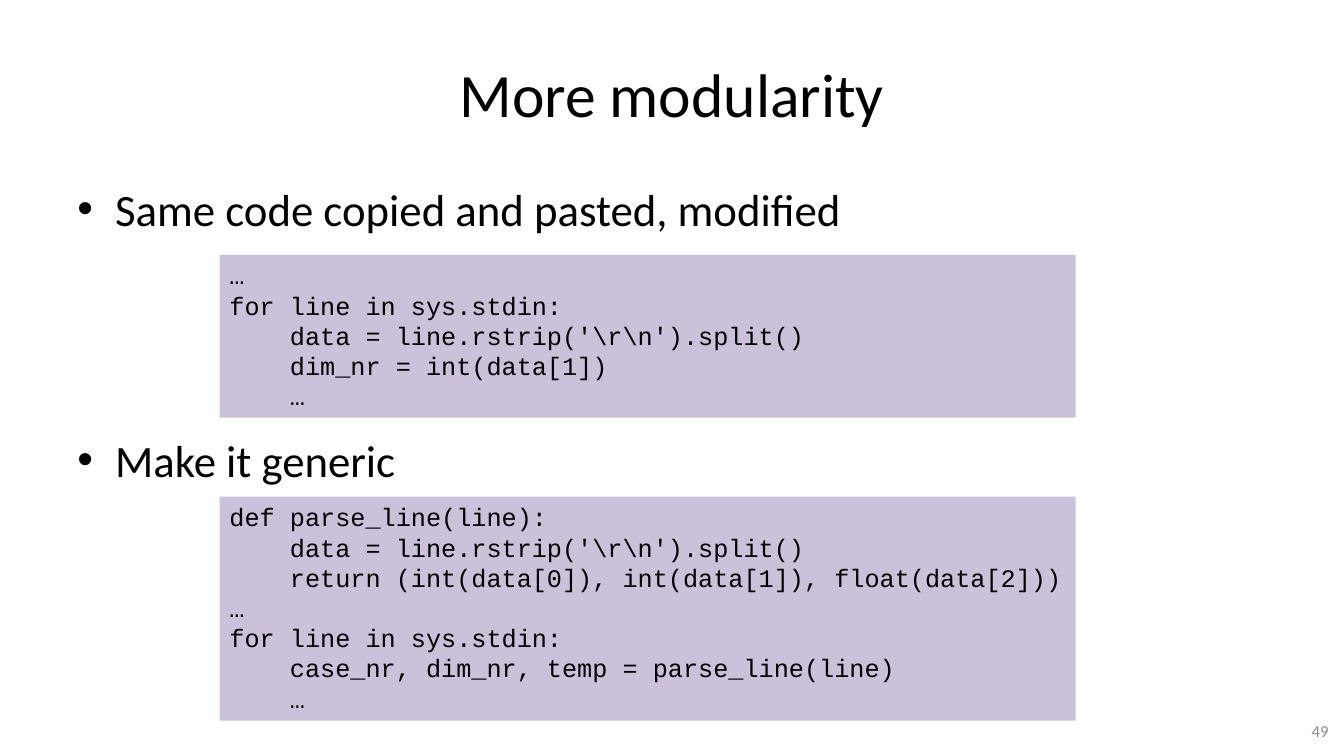
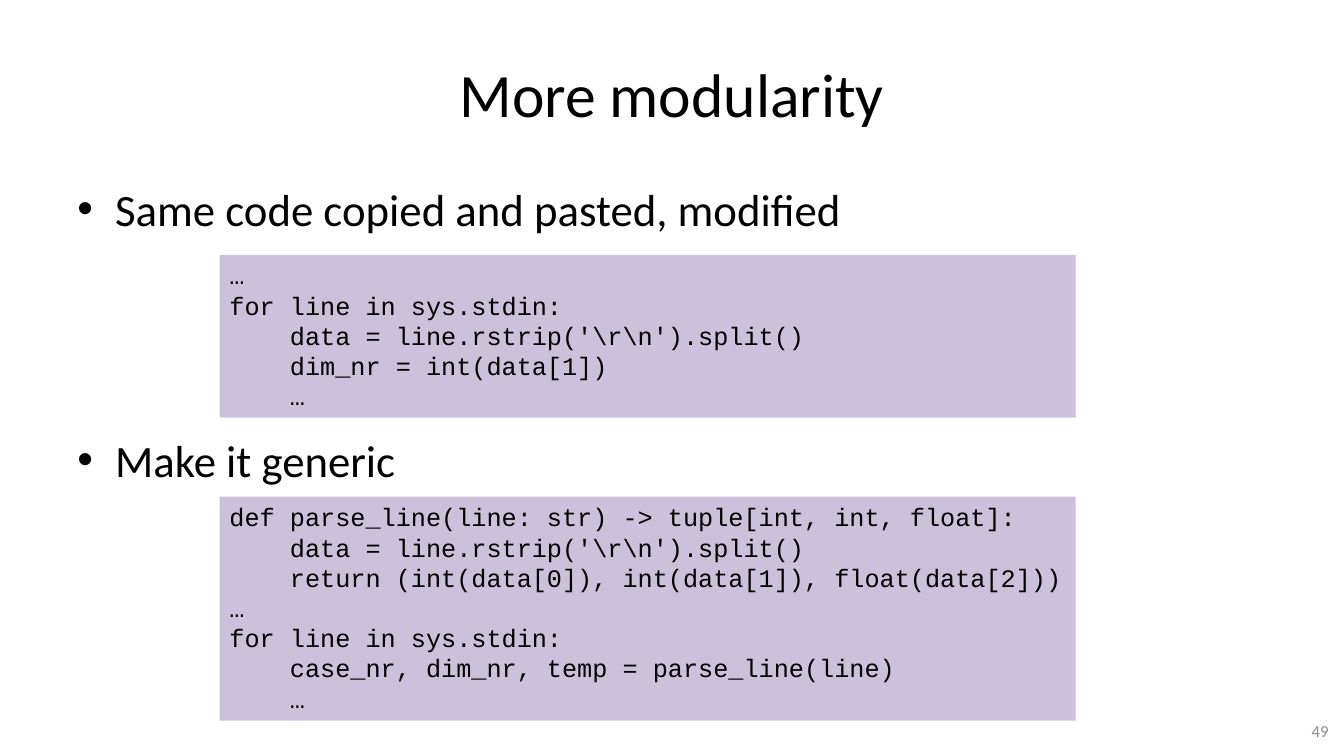
Before and after one commit to gjbex/Python-for-programmers, a slide deck: slide 49 of python_for_programmers.pptx. Drawn at 1344x756 pixels with LibreOffice and Linux fonts; fonts in the diff are those of the drawing. Boxes give left, top, right and bottom in pixels: in the first picture for what was removed or moved away, otherwise in the second. Text is boxed around its words. In the diff, an @@ line names an element or a change of style, - is before the commit and + after.

```diff
--- a/python_for_programmers.pptx
+++ b/python_for_programmers.pptx
@@ text in rectangle at box(229, 508, 1016, 532): text changed @@
-def parse_line(line):
+def parse_line(line: str) -> tuple[int, int, float]:
```
Also in this commit, not shown: 3 other slides changed.
